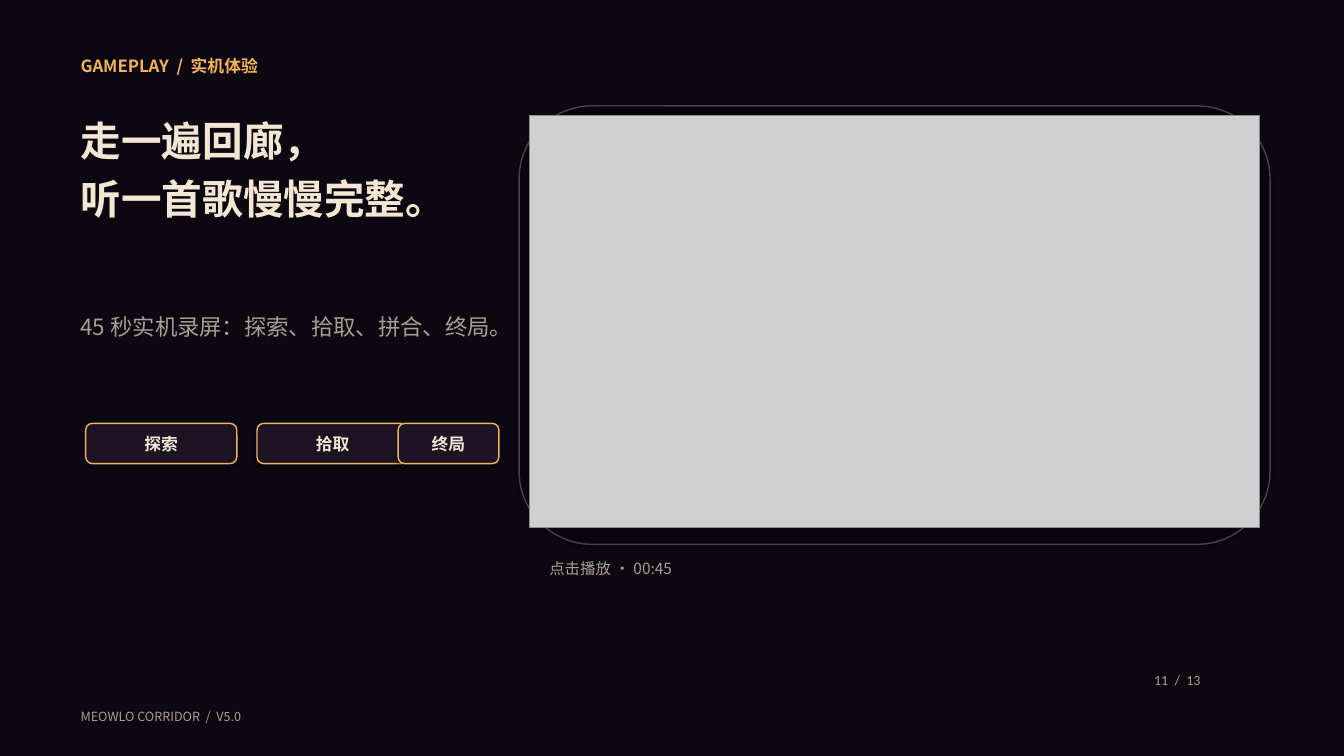
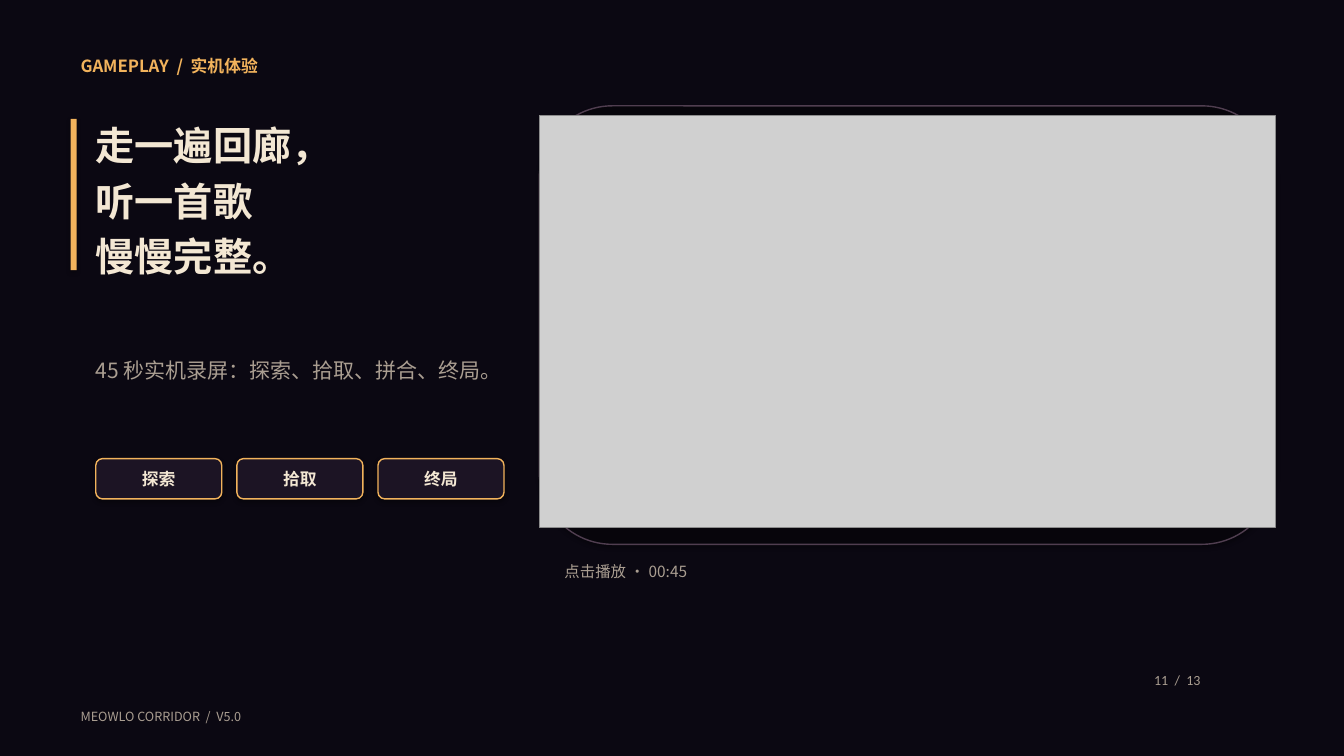
Before and after one commit to Mr-WildFire/meowlo-corridor, a slide deck: slide 11 of docs/喵音回廊-V5.0-答辩PPT.pptx. Drawn at 1344x756 pixels with LibreOffice and Linux fonts; fonts in the diff are those of the drawing; grey boxes stand for pictures. Boxes give left, top, right and bottom in pixels: in the first picture for what was removed or moved away, otherwise in the second. Text is boxed around its words. In the diff, an @@ line names an element or a change of style, - is before the commit and + after.

Commit message:
docs: V5 PPT重构实机体验章节排版

```diff
--- a/docs/喵音回廊-V5.0-答辩PPT.pptx
+++ b/docs/喵音回廊-V5.0-答辩PPT.pptx
@@ rectangle added at <box>71,119,77,270</box>, fill #F2B35C @@
@@ text "走一遍回廊，": place and size @@
-text "走一遍回廊，" at <box>81,121,446,218</box>
+text "走一遍回廊，" at <box>96,126,331,275</box>
@@ picture: place and size @@
-picture at <box>529,116,1260,527</box>
+picture at <box>539,116,1275,527</box>
@@ rounded rectangle: place and size @@
-rounded rectangle at <box>519,106,1270,544</box>
+rounded rectangle at <box>539,106,1275,544</box>
@@ text at <box>96,126,331,165</box>: size 29 to 28 pt in "走一遍回廊，"; line spacing 1.2 to 1.18 @@
@@ text at <box>96,182,292,275</box>: text changed; size 29 to 28 pt @@
-听一首歌慢慢完整。
+听一首歌
+慢慢完整。
@@ text "45 秒实机录屏：探索、拾取、拼合、终局。": place and size @@
-text "45 秒实机录屏：探索、拾取、拼合、终局。" at <box>81,316,512,337</box>
+text "45 秒实机录屏：探索、拾取、拼合、终局。" at <box>96,360,502,380</box>
@@ text "45 秒实机录屏：探索、拾取、拼合、终局。" at <box>96,360,502,380</box>: size 16 to 15 pt @@
@@ rounded rectangle "探索": place and size @@
-rounded rectangle "探索" at <box>86,423,237,464</box>
+rounded rectangle "探索" at <box>96,459,222,499</box>
@@ rounded rectangle "拾取": place and size @@
-rounded rectangle "拾取" at <box>257,423,408,464</box>
+rounded rectangle "拾取" at <box>237,459,363,499</box>
@@ rounded rectangle "终局": place and size @@
-rounded rectangle "终局" at <box>398,423,499,464</box>
+rounded rectangle "终局" at <box>378,459,504,499</box>
@@ text "点击播放 · 00:45": place and size @@
-text "点击播放 · 00:45" at <box>549,561,672,575</box>
+text "点击播放 · 00:45" at <box>564,564,688,578</box>
```
